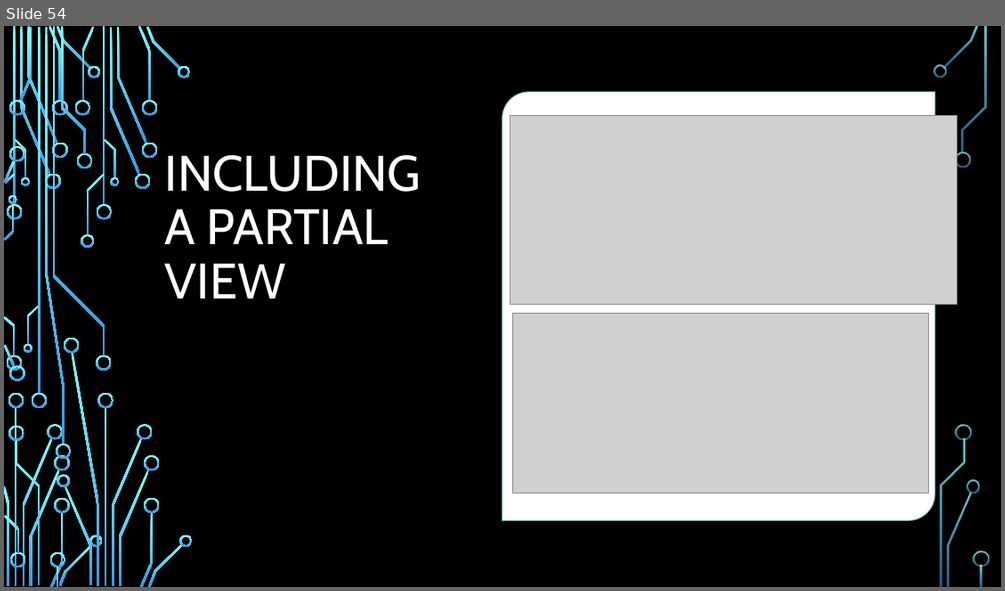
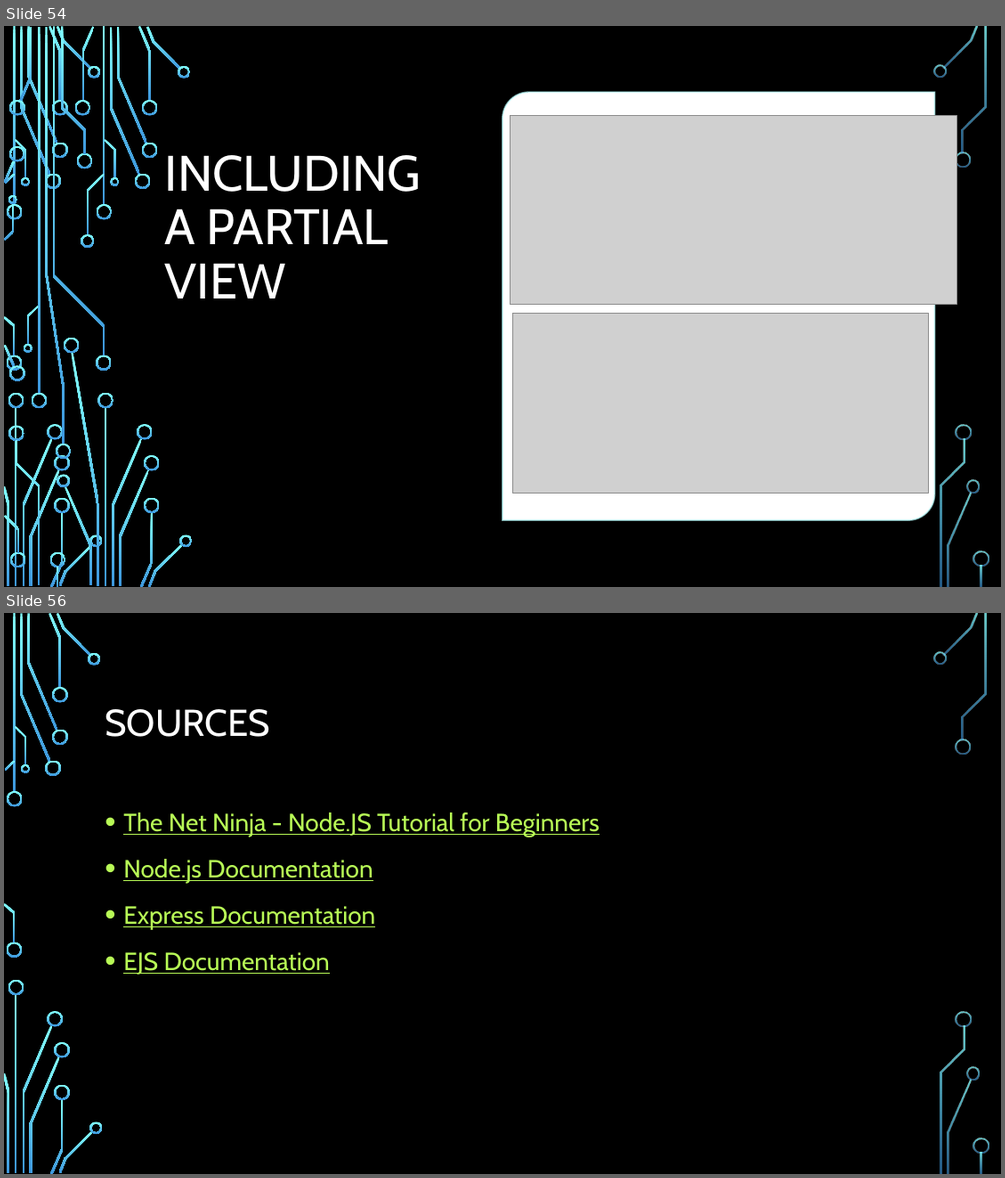
Before and after one commit to aliceroherty/ResearchProject, a slide deck: Presentation/Node.pptx. Shown one above the other, each under a label of ours: slide 54 before the commit, slides 54 and 56 after it; the slides between them are not shown. The pictures are 1005x591 and 1005x1178 pixels, drawn with LibreOffice and Linux fonts; fonts in the diff are those of the drawing; grey boxes stand for pictures; background and template pictures are left out. Boxes give left, top, right and bottom in pixels: in the first picture for what was removed or moved away, otherwise in the second. Text is boxed around its words. In the diff, an @@ line names an element or a change of style, - is before the commit and + after.

```diff
--- a/Presentation/Node.pptx
+++ b/Presentation/Node.pptx
@@ slide 56 added at [4, 613, 1001, 1174], background picture (left out); not listed: 36 template elements that a slide beside it also shows @@
@@ title added at [105, 709, 270, 737], 36 pt, text #FFFFFF @@
+SOURCES
@@ text added at [123, 812, 599, 974], 24 pt, text #B8FA56, underline @@
+• The Net Ninja - Node.JS Tutorial for Beginners
+• Node.js Documentation
+• Express Documentation
+• EJS Documentation
```
Also in this commit, not shown: 5 slides changed, 1 other slide added, 22 other files.
